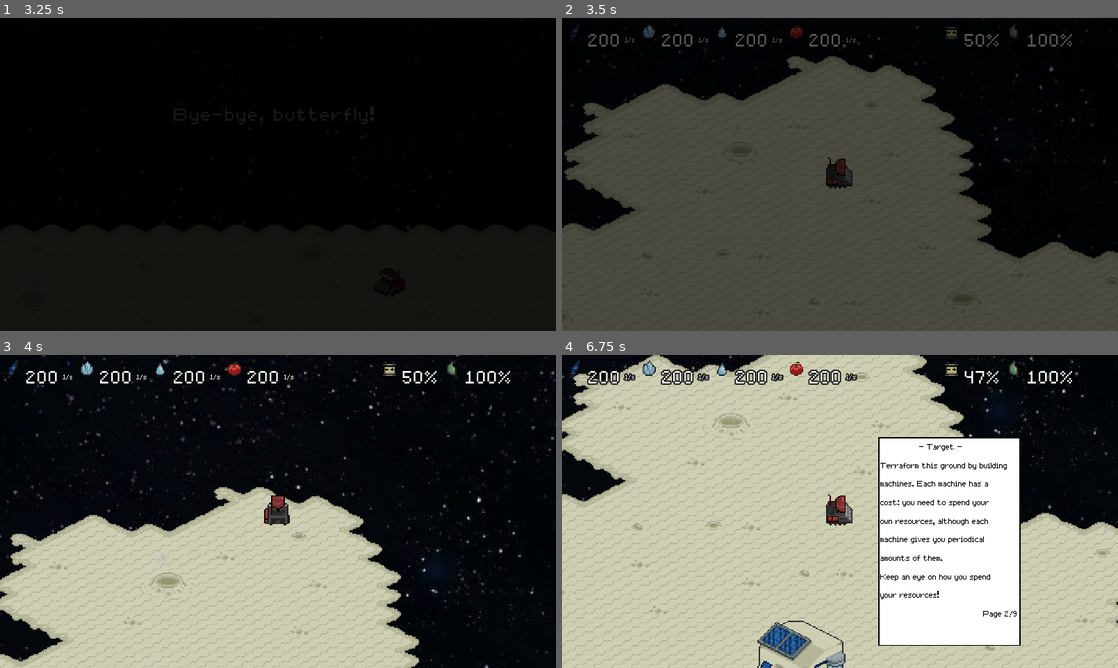
Above: before the commit, frames 1-4 (two rows, left to right).
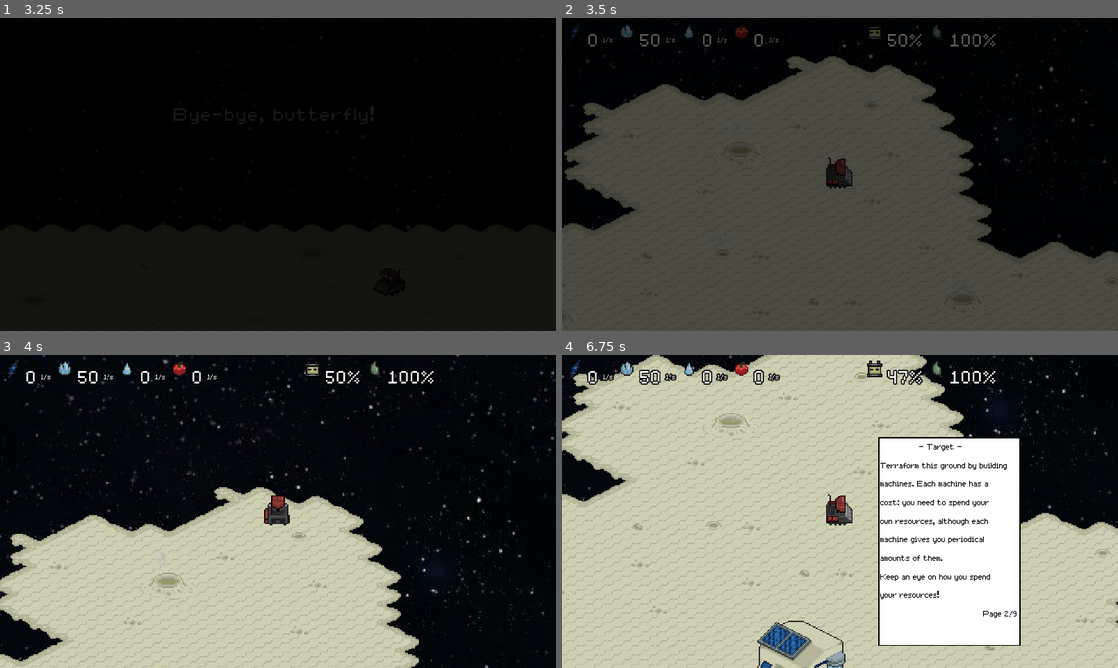
Above: after the commit, the same moments.

Repository: agustinoli/GodotWildJam48
Game: Godot game, scene res://MainMenu/MainMenu.tscn
Two runs of this game, one before a commit and one after it. Both use one fixed random seed, a clock stepped at 60 frames per second and the inputs below. Sound files missing from this copy of the repository are replaced by a short silence.
Inputs (mouse positions are in pixels of both pictures, inside the frame that each line leads up to):
- Up to frame 1 (3.25 s): click "New game" at 0.5 s; tap Enter at 1.25 s; move the mouse to (400, 158) at 1.27 s; hold D (Right) 1.28-2.03 s; tap 4 (BuildFoodMachine) at 1.35 s; tap P (Jump) at 1.52, 2.27 s; click (400, 158) at 2 s; move the mouse to (166, 190) at 2.02 s; hold S (Down) 2.03-2.78 s; tap 2 (BuildMineralMachine) at 2.1 s; click (166, 190) at 2.75 s; move the mouse to (333, 105) at 2.77 s; hold D (Right) from 2.78 s (still down); tap 1 (BuildPowerMachine) at 2.85 s
- Up to frame 2 (3.5 s): keep holding D (Right)
- Up to frame 3 (4 s): move the mouse to (250, 574) at 3.52 s; release D (Right) at 3.53 s; hold W (Up) from 3.53 s (still down); tap 3 (BuildWaterMachine) at 3.6 s; tap P (Jump) at 3.77 s
- Up to frame 4 (6.75 s): move the mouse to (1006, 558) at 4.27 s; release W (Up) at 4.28 s; hold A (Left) 4.28-5.78 s; tap E (FinishBuild) at 4.35 s; tap P (Jump) at 4.52, 5.27 s; move the mouse to (673, 464) at 5.02 s; tap N (ShowNotebook) at 5.1 s; move the mouse to (867, 511) at 5.77 s; hold S (Down) 5.78-6.53 s; tap R (SwapNotebookPage) at 5.85 s; move the mouse to (756, 433) at 6.52 s; hold D (Right) from 6.53 s (still down); click (756, 433) at 6.6 s

Frame 1 is identical in both runs. In frame 2, 1.4% of the frame differs, in the area x 4-92%, y 2-10%; in frame 3, 1.7%; in frame 4, 2.5%, in the area x 4-92%, y 1-10%.
Error in both runs: Invalid operands 'int' and 'String' in operator '+'. (res://addons/GameTemplate/Autoload/Hud.gd:36)

Commit message:
Release resources parametrized (#18)

Diff:
--- a/Game/GameController.gd
+++ b/Game/GameController.gd
@@ -10,10 +10,12 @@
 const FOOD_MACHINE    = 3
 const TERRA_INDEX_WIN = 10
 #                                      P  M    W  F
-const INITIAL_RESOURCES            = [ 200, 200, 200, 200, 0 ]
+const INITIAL_RESOURCES            = [ 0, 50, 0, 0, 0 ]
 const INITIAL_RESOURCES_DELTA      = [ 0, 0,   0, 0, 0 ]
 
+
 const INITIAL_MAX_RESOURCES        = [ 200, 200, 200 ,200, TERRA_INDEX_WIN ]
+
 const RESOURCES_MIN                = [ -1, 0, 0 ,0, 0 ]
 
 const POWER_MACHINE_STATIC_COST    = [ 0, 30, 0, 0, 0 ]
@@ -33,6 +35,7 @@
 const WATER_MACHINE_STATIC_GAIN    = [ 0, 0, 0, 0, 1 ]
 const FOOD_MACHINE_DYNAMIC_GAIN = [ 0, 0, 0, 1, 0 ]
 const FOOD_MACHINE_STATIC_GAIN  = [ 0, 0, 0, 0, 3 ]
+
 
 const INITIAL_POWER = 50
 const POWER_WARNING = 20
